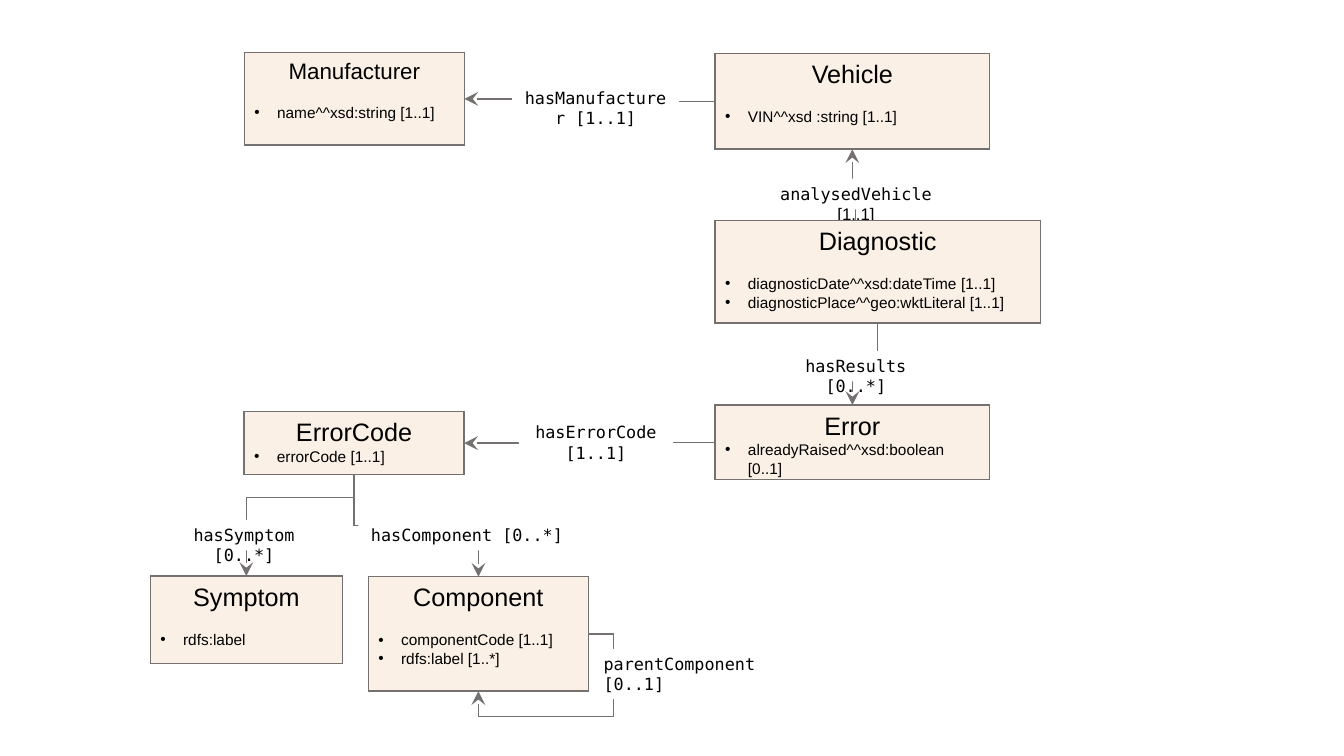
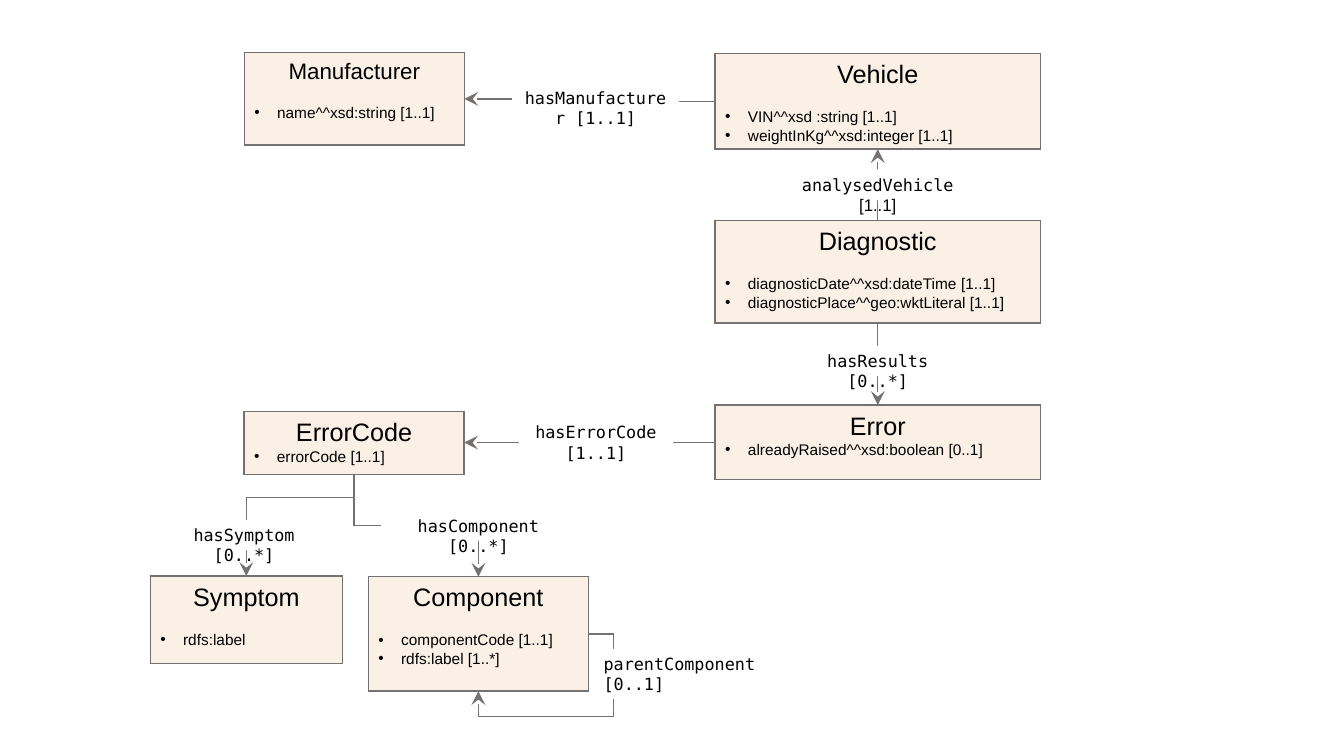
Before and after one commit to sparna-git/Sparnatural, a slide deck: slide 2 of docs/how-to-configure/car.pptx. Drawn at 1344x756 pixels with LibreOffice and Linux fonts; fonts in the diff are those of the drawing. Boxes give left, top, right and bottom in pixels: in the first picture for what was removed or moved away, otherwise in the second. Text is boxed around its words. In the diff, an @@ line names an element or a change of style, - is before the commit and + after.

```diff
--- a/docs/how-to-configure/car.pptx
+++ b/docs/how-to-configure/car.pptx
@@ rectangle "Vehicle" resized from (x1=715, y1=53, x2=989, y2=149) to (x1=715, y1=53, x2=1041, y2=149) @@
@@ text in rectangle at (x1=748, y1=130, x2=952, y2=144): paragraph added @@
+• weightInKg^^xsd:integer [1..1]
@@ elbow arrow moved from (856, 238) - (853, 149) to (878, 221) - (878, 149) @@
@@ text "analysedVehicle [1..1]" moved from (x1=780, y1=187, x2=932, y2=221) to (x1=802, y1=178, x2=954, y2=215) @@
@@ elbow arrow moved from (878, 323) - (853, 405) to (878, 323) - (878, 405) @@
@@ text "hasResults [0..*]" moved from (x1=805, y1=359, x2=906, y2=397) to (x1=827, y1=354, x2=928, y2=392) @@
@@ rectangle "Error" resized from (x1=715, y1=405, x2=989, y2=480) to (x1=715, y1=405, x2=1041, y2=480) @@
@@ text "hasComponent [0..*]" rewrapped from (x1=371, y1=528, x2=563, y2=545) to (x1=418, y1=519, x2=539, y2=557) @@
```
Also in this commit, not shown: 9 other files.
